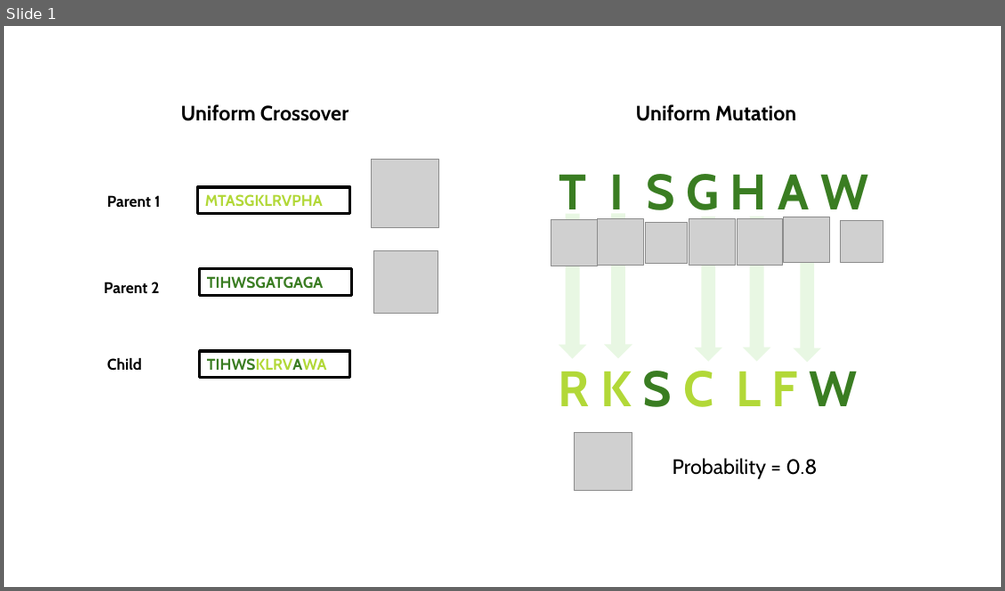
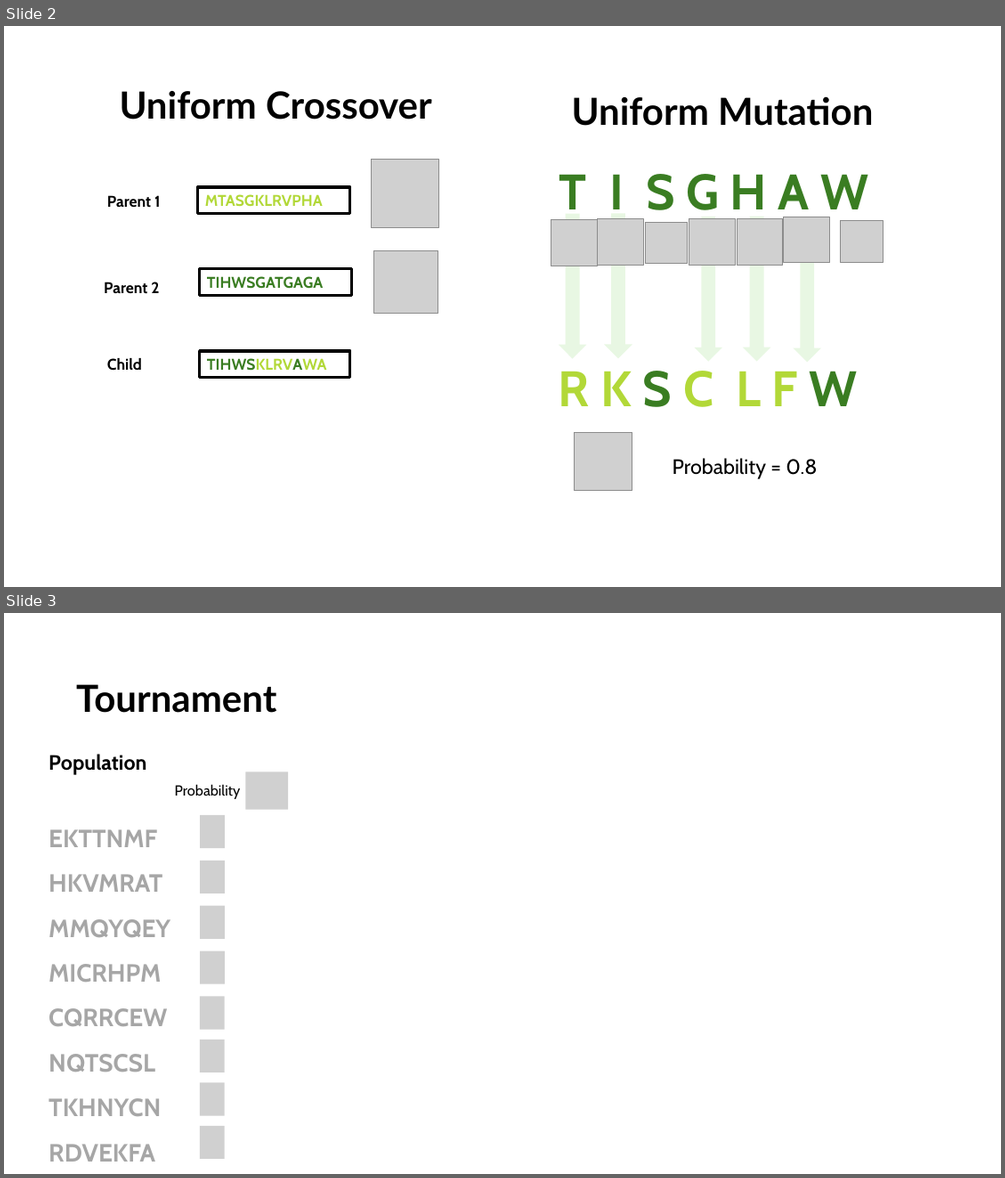
Before and after one commit to jazminamg26/DeNovoProteinDesign, a slide deck: genetic.pptx. Shown one above the other, each under a label of ours: slide 1 before the commit, slides 2 and 3 after it. The pictures are 1005x591 and 1005x1178 pixels, drawn with LibreOffice and Linux fonts; fonts in the diff are those of the drawing; grey boxes stand for pictures. Boxes give left, top, right and bottom in pixels: in the first picture for what was removed or moved away, otherwise in the second. Text is boxed around its words. In the diff, an @@ line names an element or a change of style, - is before the commit and + after.

```diff
--- a/genetic.pptx
+++ b/genetic.pptx
@@ slide 3 added at [4,613,1001,1174], background #FFFFFF @@
@@ text added at [76,684,276,713], 36 pt, text #000000, bold @@
+Tournament
@@ text added at [48,754,146,775], 20 pt, text #000000, bold @@
+Population
@@ picture added at [245,771,288,809] @@
@@ text added at [175,784,241,799], 14 pt, text #000000 @@
+Probability
@@ picture added at [200,815,225,848] @@
@@ text added at [48,829,170,1161], 24 pt, text #A6A6A6, bold @@
+EKTTNMF
+HKVMRAT
+MMQYQEY
+MICRHPM
+CQRRCEW
+NQTSCSL
+TKHNYCN
+RDVEKFA
@@ picture added at [200,860,225,893] @@
@@ picture added at [200,906,225,938] @@
@@ picture added at [200,951,225,984] @@
@@ picture added at [200,996,225,1029] @@
@@ picture added at [200,1039,225,1072] @@
@@ picture added at [200,1083,225,1116] @@
@@ picture added at [200,1126,225,1159] @@
@@ what was slide 1 is now slide 2 @@
@@ slide 2 changed as well @@
@@ text "Uniform Crossover" at [120,91,432,119]: size 20 to 36 pt, font Cabin to Lato @@
@@ text "Uniform Crossover": place and size @@
-text "Uniform Crossover" at [181,104,348,121]
+text "Uniform Crossover" at [120,91,432,119]
@@ text "Uniform Mutation": place and size @@
-text "Uniform Mutation" at [636,104,796,121]
+text "Uniform Mutation" at [572,96,873,126]
@@ text "Uniform Mutation" at [572,96,873,126]: size 20 to 36 pt, font Cabin to Lato @@
```
Also in this commit, not shown: 1 other slide added, 1 other file.
